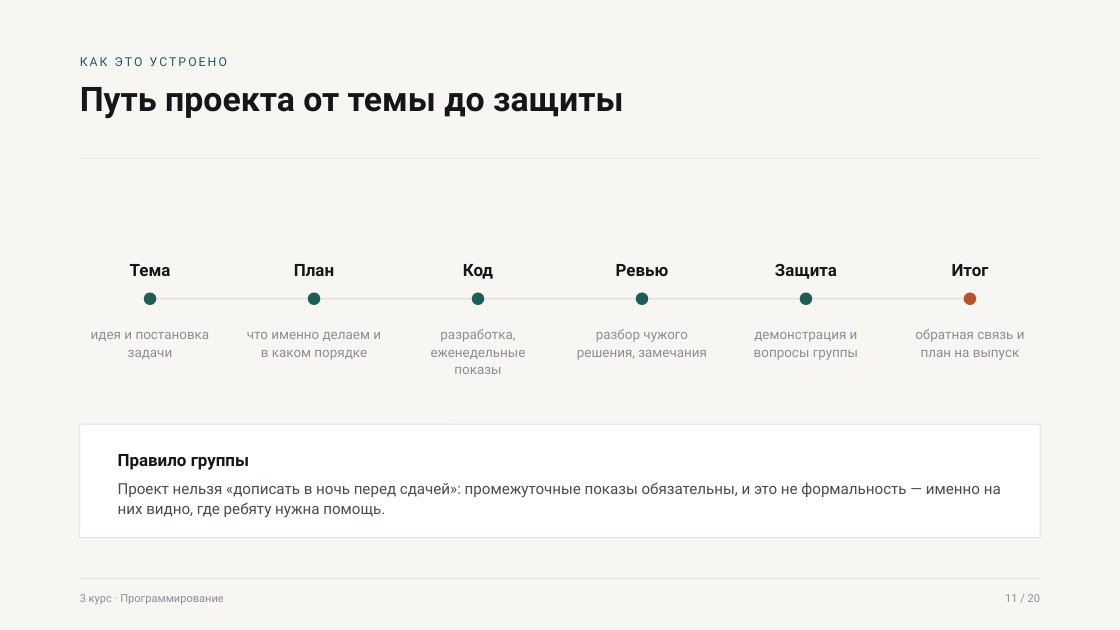
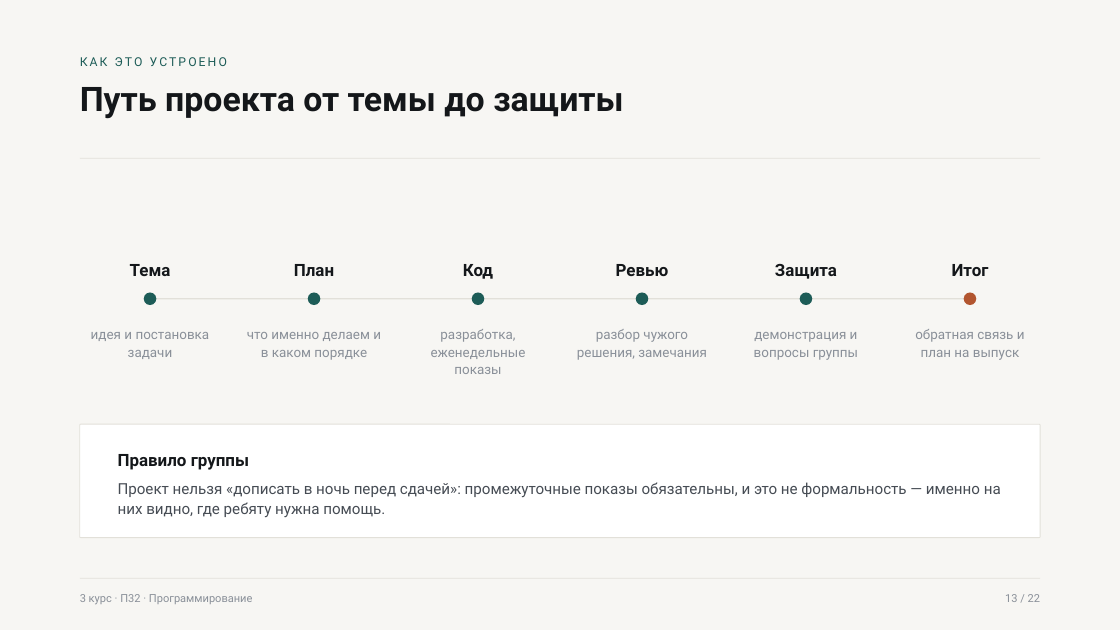
Before and after one commit to gadpam/game, a slide deck: slide 13 of presentation/out/Родительское_собрание_3_курс.pptx (slide 11 before the commit). Drawn at 1120x630 pixels with LibreOffice and Linux fonts; fonts in the diff are those of the drawing. Boxes give left, top, right and bottom in pixels: in the first picture for what was removed or moved away, otherwise in the second. Text is boxed around its words. In the diff, an @@ line names an element or a change of style, - is before the commit and + after.

```diff
--- a/presentation/out/Родительское_собрание_3_курс.pptx
+++ b/presentation/out/Родительское_собрание_3_курс.pptx
@@ text at (x1=80, y1=594, x2=253, y2=604): text changed @@
-3 курс · Программирование
+3 курс · П32 · Программирование
@@ text at (x1=1005, y1=594, x2=1040, y2=602): text changed @@
-11 / 20
+13 / 22
```
Also in this commit, not shown: 14 other slides changed, 7 slides added, 5 slides removed, 5 other files.
